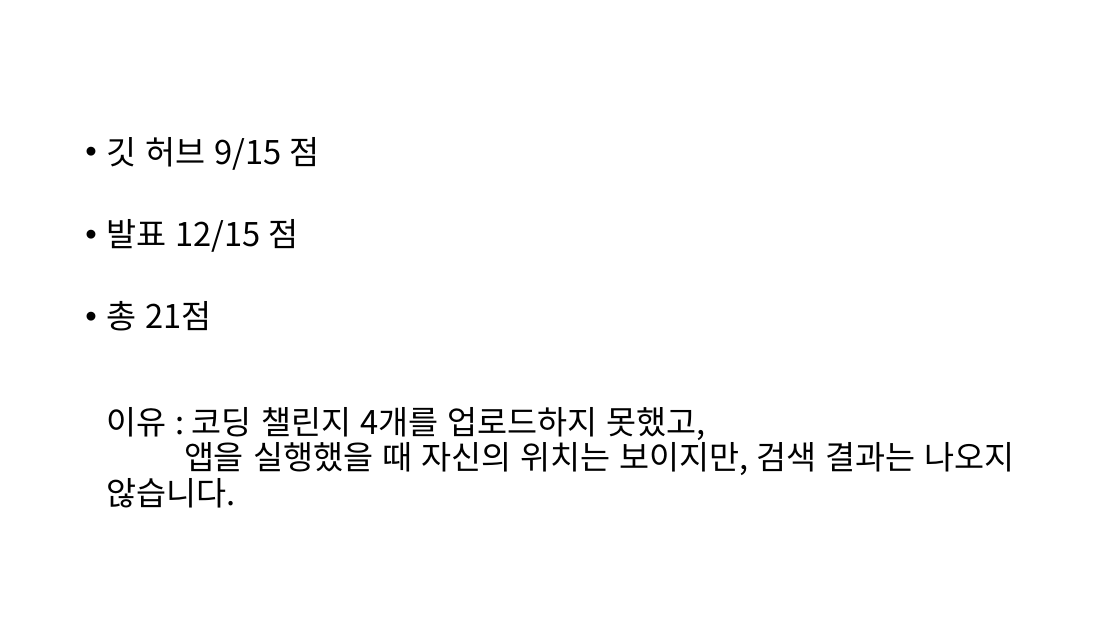
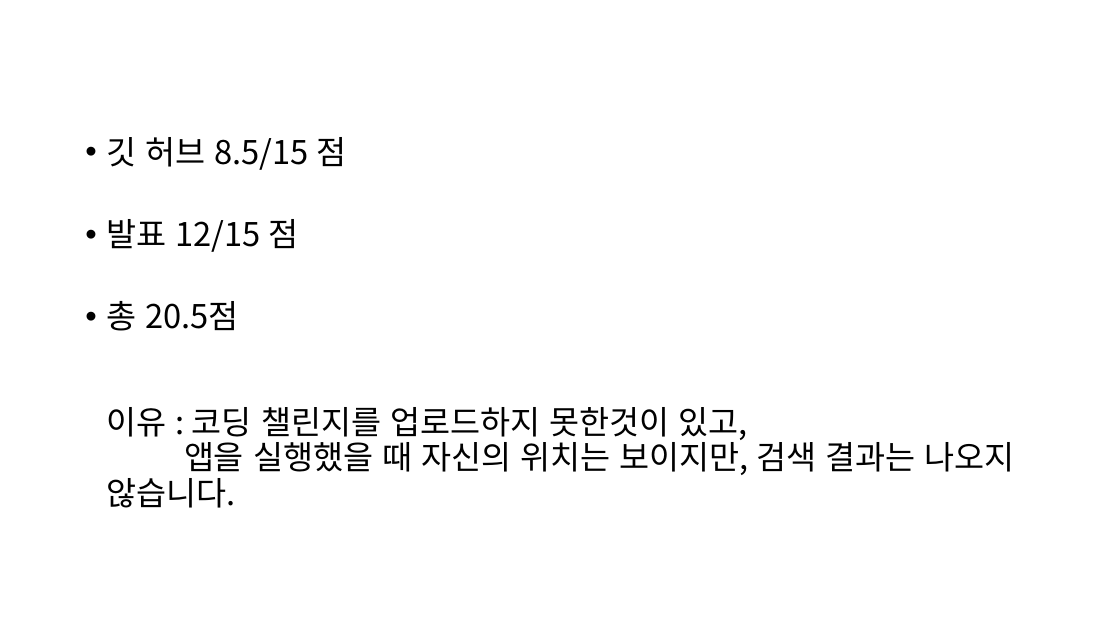
Before and after one commit to kimsungbo1593/mobileApp, a slide deck: slide 7 of mobileAppProject/RecyclingApp/202160040김성보 모바일앱개발.pptx. Drawn at 1120x630 pixels with LibreOffice and Linux fonts; fonts in the diff are those of the drawing. Boxes give left, top, right and bottom in pixels: in the first picture for what was removed or moved away, otherwise in the second. Text is boxed around its words. In the diff, an @@ line names an element or a change of style, - is before the commit and + after.

```diff
--- a/mobileAppProject/RecyclingApp/202160040김성보 모바일앱개발.pptx
+++ b/mobileAppProject/RecyclingApp/202160040김성보 모바일앱개발.pptx
@@ text at (106, 137, 346, 170): text changed @@
-• 깃 허브 9/15 점
+• 깃 허브 8.5/15 점
@@ text at (106, 301, 1014, 508): text changed @@
-• 총 21점
-  이유 : 코딩 챌린지 4개를 업로드하지 못했고,
-  앱을 실행했을 때 자신의 위치는 보이지만, 검색 결과는 나오지 않습니다.
+• 총 20.5점
+  이유 : 코딩 챌린지를 업로드하지 못한것이 있고,
+  앱을 실행했을 때 자신의 위치는 보이지만, 검색 결과는 나오지 않습니다.
```
Also in this commit, not shown: 5 slides added, 1 other file.
